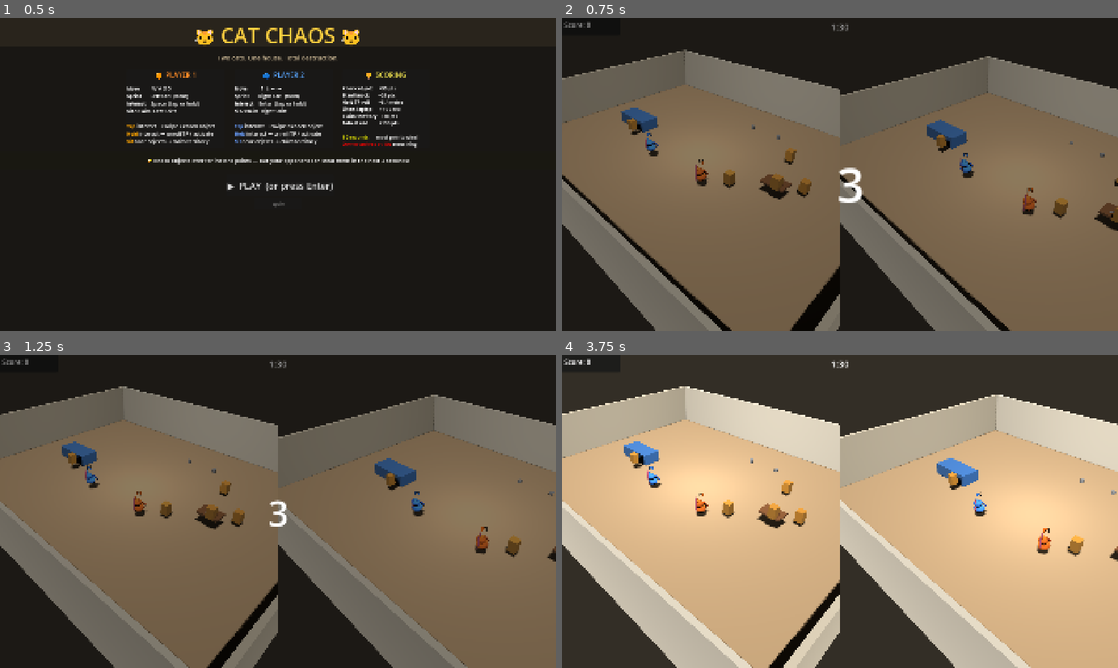
Above: before the commit, frames 1-4 (two rows, left to right).
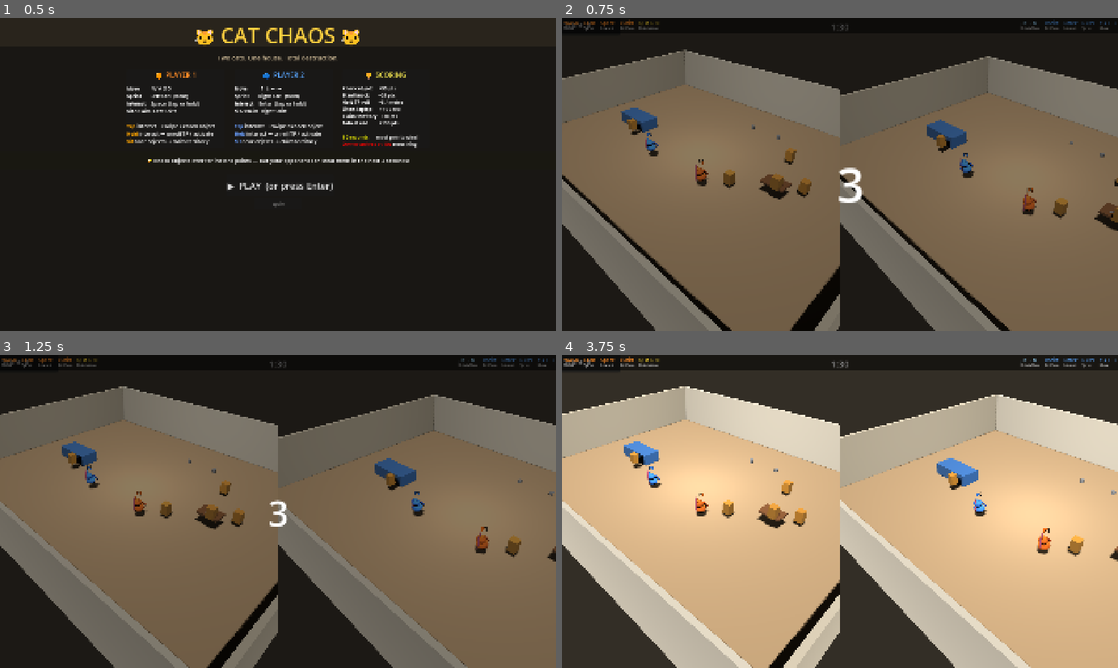
Above: after the commit, the same moments.

Repository: joshuajsam1/cat-chaos
Game: Godot game, scene res://scenes/ui/menu.tscn
Two runs of this game, one before a commit and one after it. Both use one fixed random seed, a clock stepped at 60 frames per second and the inputs below.
Inputs:
- Up to frame 1 (0.5 s): no input
- Up to frame 2 (0.75 s): click "▶ PLAY (or press Enter)" at 0.5 s
- Up to frame 3 (1.25 s): no input
- Up to frame 4 (3.75 s): tap Enter (ui_accept) at 1.25, 1.52, 2.27 s

Frame 1 is identical in both runs. In frame 2, 0.3% of the frame differs, in the area x 0-99%, y 0-5%; in frame 3, 0.3%; in frame 4, 4.4%, in the area x 0-100%, y 0-5%.

Commit message:
Add per-player camera rotation and always-on controls bar
- Q/E rotate P1's isometric view CCW/CW (90° snaps, smooth lerp)
- ,/. rotate P2's isometric view CCW/CW
- Controller RB (btn 5) / LT (btn 6) also trigger rotation per player
- SplitScreenManager now tracks per-player rotation angle and exposes
  get_flat_basis() so cat movement axes stay correct after rotating
- Cat controller uses SplitScreenManager basis instead of reading
  camera directly, eliminating the glitch source entirely
- Transparent controls bar (CanvasLayer, layer 15) always visible at
  top of screen during gameplay showing all bindings for both players
  with player colours; hides on menu and end screen

Co-Authored-By: Claude Sonnet 4.6 <noreply@anthropic.com>

Diff:
--- a/project.godot
+++ b/project.godot
@@ -119,6 +119,30 @@
 , Object(InputEventJoypadButton,"resource_local_to_scene":false,"resource_name":"","device":1,"button_index":4,"pressure":0.0,"pressed":false,"script":null)
 ]
 }
+p1_rotate_cw={
+"deadzone": 0.5,
+"events": [Object(InputEventKey,"resource_local_to_scene":false,"resource_name":"","device":-1,"window_id":0,"alt_pressed":false,"shift_pressed":false,"ctrl_pressed":false,"meta_pressed":false,"pressed":false,"keycode":0,"physical_keycode":69,"key_label":0,"unicode":101,"location":0,"echo":false,"script":null)
+, Object(InputEventJoypadButton,"resource_local_to_scene":false,"resource_name":"","device":0,"button_index":5,"pressure":0.0,"pressed":false,"script":null)
+]
+}
+p1_rotate_ccw={
+"deadzone": 0.5,
+"events": [Object(InputEventKey,"resource_local_to_scene":false,"resource_name":"","device":-1,"window_id":0,"alt_pressed":false,"shift_pressed":false,"ctrl_pressed":false,"meta_pressed":false,"pressed":false,"keycode":0,"physical_keycode":81,"key_label":0,"unicode":113,"location":0,"echo":false,"script":null)
+, Object(InputEventJoypadButton,"resource_local_to_scene":false,"resource_name":"","device":0,"button_index":6,"pressure":0.0,"pressed":false,"script":null)
+]
+}
+p2_rotate_cw={
+"deadzone": 0.5,
+"events": [Object(InputEventKey,"resource_local_to_scene":false,"resource_name":"","device":-1,"window_id":0,"alt_pressed":false,"shift_pressed":false,"ctrl_pressed":false,"meta_pressed":false,"pressed":false,"keycode":0,"physical_keycode":46,"key_label":0,"unicode":46,"location":0,"echo":false,"script":null)
+, Object(InputEventJoypadButton,"resource_local_to_scene":false,"resource_name":"","device":1,"button_index":5,"pressure":0.0,"pressed":false,"script":null)
+]
+}
+p2_rotate_ccw={
+"deadzone": 0.5,
+"events": [Object(InputEventKey,"resource_local_to_scene":false,"resource_name":"","device":-1,"window_id":0,"alt_pressed":false,"shift_pressed":false,"ctrl_pressed":false,"meta_pressed":false,"pressed":false,"keycode":0,"physical_keycode":44,"key_label":0,"unicode":44,"location":0,"echo":false,"script":null)
+, Object(InputEventJoypadButton,"resource_local_to_scene":false,"resource_name":"","device":1,"button_index":6,"pressure":0.0,"pressed":false,"script":null)
+]
+}
 
 [rendering]
 
--- a/scenes/main.tscn
+++ b/scenes/main.tscn
@@ -1,9 +1,10 @@
-[gd_scene load_steps=5 format=3 uid="uid://main_scene"]
+[gd_scene load_steps=6 format=3 uid="uid://main_scene"]
 
 [ext_resource type="Script" path="res://scripts/ui/main.gd" id="1_main"]
 [ext_resource type="Script" path="res://scripts/ui/split_screen_manager.gd" id="2_split"]
 [ext_resource type="PackedScene" path="res://scenes/ui/hud.tscn" id="3_hud"]
 [ext_resource type="PackedScene" path="res://scenes/ui/end_screen.tscn" id="4_end"]
+[ext_resource type="PackedScene" path="res://scenes/ui/controls_bar.tscn" id="5_bar"]
 
 ; ================================================================
 ; Main — shared-world split-screen entry point
@@ -32,7 +33,6 @@
 [node name="P1SubViewport" type="SubViewport" parent="SplitContainer/P1ViewportContainer"]
 size = Vector2i(956, 1080)
 handle_input_locally = false
-; own_world_3d is set to false at runtime by main.gd
 
 ; ---- 4px divider ----
 [node name="Divider" type="ColorRect" parent="SplitContainer"]
@@ -51,7 +51,7 @@
 handle_input_locally = false
 
 ; ================================================================
-; HUDs (overlaid as CanvasLayer over the full window)
+; HUDs
 ; ================================================================
 [node name="P1HUD" parent="." instance=ExtResource("3_hud")]
 player_index = 0
@@ -62,7 +62,12 @@
 layer = 10
 
 ; ================================================================
-; End screen (above HUDs)
+; Controls bar — transparent, always on top during gameplay
+; ================================================================
+[node name="ControlsBar" parent="." instance=ExtResource("5_bar")]
+
+; ================================================================
+; End screen (topmost)
 ; ================================================================
 [node name="EndScreen" parent="." instance=ExtResource("4_end")]
 layer = 20
--- /dev/null
+++ b/scenes/ui/controls_bar.tscn
@@ -0,0 +1,187 @@
+[gd_scene load_steps=2 format=3 uid="uid://controls_bar"]
+
+[ext_resource type="Script" path="res://scripts/ui/controls_bar.gd" id="1_bar"]
+
+; ── CanvasLayer wrapper ──────────────────────────────────────────────────
+[node name="ControlsBar" type="CanvasLayer"]
+script = ExtResource("1_bar")
+
+; ── Semi-transparent background strip ───────────────────────────────────
+[node name="Strip" type="ColorRect" parent="."]
+anchors_preset = -1
+anchor_left = 0.0
+anchor_top = 0.0
+anchor_right = 1.0
+anchor_bottom = 0.0
+offset_bottom = 54.0
+color = Color(0.0, 0.0, 0.0, 0.52)
+mouse_filter = 2
+
+; ── Inner HBox — two player cards + center divider ───────────────────────
+[node name="Row" type="HBoxContainer" parent="."]
+anchors_preset = -1
+anchor_left = 0.0
+anchor_top = 0.0
+anchor_right = 1.0
+anchor_bottom = 0.0
+offset_left = 8.0
+offset_top = 4.0
+offset_right = -8.0
+offset_bottom = 52.0
+theme_override_constants/separation = 0
+
+; ═══════════════════ PLAYER 1 ═══════════════════
+[node name="P1Block" type="HBoxContainer" parent="Row"]
+size_flags_horizontal = 3
+theme_override_constants/separation = 18
+
+; ── move group ──
+[node name="MoveGroup" type="VBoxContainer" parent="Row/P1Block"]
+theme_override_constants/separation = 1
+
+[node name="MoveKey" type="Label" parent="Row/P1Block/MoveGroup"]
+text = "WASD"
+theme_override_font_sizes/font_size = 17
+theme_override_colors/font_color = Color(1.0, 0.55, 0.15, 1)
+
+[node name="MoveLabel" type="Label" parent="Row/P1Block/MoveGroup"]
+text = "Move"
+theme_override_font_sizes/font_size = 11
+theme_override_colors/font_color = Color(0.75, 0.75, 0.75, 1)
+
+; ── sprint group ──
+[node name="SprintGroup" type="VBoxContainer" parent="Row/P1Block"]
+theme_override_constants/separation = 1
+
+[node name="SprintKey" type="Label" parent="Row/P1Block/SprintGroup"]
+text = "LCtrl"
+theme_override_font_sizes/font_size = 17
+theme_override_colors/font_color = Color(1.0, 0.55, 0.15, 1)
+
+[node name="SprintLabel" type="Label" parent="Row/P1Block/SprintGroup"]
+text = "Sprint"
+theme_override_font_sizes/font_size = 11
+theme_override_colors/font_color = Color(0.75, 0.75, 0.75, 1)
+
+; ── interact group ──
+[node name="InteractGroup" type="VBoxContainer" parent="Row/P1Block"]
+theme_override_constants/separation = 1
+
+[node name="InteractKey" type="Label" parent="Row/P1Block/InteractGroup"]
+text = "Space"
+theme_override_font_sizes/font_size = 17
+theme_override_colors/font_color = Color(1.0, 0.55, 0.15, 1)
+
+[node name="InteractLabel" type="Label" parent="Row/P1Block/InteractGroup"]
+text = "Interact"
+theme_override_font_sizes/font_size = 11
+theme_override_colors/font_color = Color(0.75, 0.75, 0.75, 1)
+
+; ── sit group ──
+[node name="SitGroup" type="VBoxContainer" parent="Row/P1Block"]
+theme_override_constants/separation = 1
+
+[node name="SitKey" type="Label" parent="Row/P1Block/SitGroup"]
+text = "LShift"
+theme_override_font_sizes/font_size = 17
+theme_override_colors/font_color = Color(1.0, 0.55, 0.15, 1)
+
+[node name="SitLabel" type="Label" parent="Row/P1Block/SitGroup"]
+text = "Sit/Claim"
+theme_override_font_sizes/font_size = 11
+theme_override_colors/font_color = Color(0.75, 0.75, 0.75, 1)
+
+; ── rotate group ──
+[node name="RotGroup" type="VBoxContainer" parent="Row/P1Block"]
+theme_override_constants/separation = 1
+
+[node name="RotKey" type="Label" parent="Row/P1Block/RotGroup"]
+text = "Q ↺  E ↻"
+theme_override_font_sizes/font_size = 17
+theme_override_colors/font_color = Color(1.0, 0.85, 0.2, 1)
+
+[node name="RotLabel" type="Label" parent="Row/P1Block/RotGroup"]
+text = "Rotate View"
+theme_override_font_sizes/font_size = 11
+theme_override_colors/font_color = Color(0.75, 0.75, 0.75, 1)
+
+; ═══════════════════ CENTRE DIVIDER ═══════════════════
+[node name="Divider" type="VSeparator" parent="Row"]
+custom_minimum_size = Vector2(2, 0)
+self_modulate = Color(1, 1, 1, 0.25)
+
+; ═══════════════════ PLAYER 2 ═══════════════════
+[node name="P2Block" type="HBoxContainer" parent="Row"]
+size_flags_horizontal = 3
+alignment = 2
+theme_override_constants/separation = 18
+
+; ── rotate group ──
+[node name="RotGroup" type="VBoxContainer" parent="Row/P2Block"]
+theme_override_constants/separation = 1
+
+[node name="RotKey" type="Label" parent="Row/P2Block/RotGroup"]
+text = ", ↺  . ↻"
+theme_override_font_sizes/font_size = 17
+theme_override_colors/font_color = Color(0.6, 0.85, 1.0, 1)
+
+[node name="RotLabel" type="Label" parent="Row/P2Block/RotGroup"]
+text = "Rotate View"
+theme_override_font_sizes/font_size = 11
+theme_override_colors/font_color = Color(0.75, 0.75, 0.75, 1)
+
+; ── sit group ──
+[node name="SitGroup" type="VBoxContainer" parent="Row/P2Block"]
+theme_override_constants/separation = 1
+
+[node name="SitKey" type="Label" parent="Row/P2Block/SitGroup"]
+text = "RShift"
+theme_override_font_sizes/font_size = 17
+theme_override_colors/font_color = Color(0.35, 0.65, 1.0, 1)
+
+[node name="SitLabel" type="Label" parent="Row/P2Block/SitGroup"]
+text = "Sit/Claim"
+theme_override_font_sizes/font_size = 11
+theme_override_colors/font_color = Color(0.75, 0.75, 0.75, 1)
+
+; ── interact group ──
+[node name="InteractGroup" type="VBoxContainer" parent="Row/P2Block"]
+theme_override_constants/separation = 1
+
+[node name="InteractKey" type="Label" parent="Row/P2Block/InteractGroup"]
+text = "Enter"
+theme_override_font_sizes/font_size = 17
+theme_override_colors/font_color = Color(0.35, 0.65, 1.0, 1)
+
+[node name="InteractLabel" type="Label" parent="Row/P2Block/InteractGroup"]
+text = "Interact"
+theme_override_font_sizes/font_size = 11
+theme_override_colors/font_color = Color(0.75, 0.75, 0.75, 1)
+
+; ── sprint group ──
+[node name="SprintGroup" type="VBoxContainer" parent="Row/P2Block"]
+theme_override_constants/separation = 1
+
+[node name="SprintKey" type="Label" parent="Row/P2Block/SprintGroup"]
+text = "RCtrl"
+theme_override_font_sizes/font_size = 17
+theme_override_colors/font_color = Color(0.35, 0.65, 1.0, 1)
+
+[node name="SprintLabel" type="Label" parent="Row/P2Block/SprintGroup"]
+text = "Sprint"
+theme_override_font_sizes/font_size = 11
+theme_override_colors/font_color = Color(0.75, 0.75, 0.75, 1)
+
+; ── move group ──
+[node name="MoveGroup" type="VBoxContainer" parent="Row/P2Block"]
+theme_override_constants/separation = 1
+
+[node name="MoveKey" type="Label" parent="Row/P2Block/MoveGroup"]
+text = "↑↓←→"
+theme_override_font_sizes/font_size = 17
+theme_override_colors/font_color = Color(0.35, 0.65, 1.0, 1)
+
+[node name="MoveLabel" type="Label" parent="Row/P2Block/MoveGroup"]
+text = "Move"
+theme_override_font_sizes/font_size = 11
+theme_override_colors/font_color = Color(0.75, 0.75, 0.75, 1)
--- a/scripts/player/cat_controller.gd
+++ b/scripts/player/cat_controller.gd
@@ -133,13 +133,11 @@
 		Input.get_axis(_prefix + "move_forward", _prefix + "move_back")
 	)
 
-	# Fixed isometric axes — camera never rotates so these are constant.
-	# ISO_OFFSET is (1,1,1)-ish, so screen-right = world (+X,-Z) and
-	# screen-up = world (-X,-Z).
-	var iso_right   := Vector3( 1.0, 0.0, -1.0).normalized()  # D / Right arrow
-	var iso_forward := Vector3(-1.0, 0.0, -1.0).normalized()  # W / Up arrow
-
-	var move_dir := iso_right * raw.x + iso_forward * (-raw.y)
+	# Ask SplitScreenManager for the current flat basis for this player.
+	# This automatically accounts for the player's current camera rotation.
+	var basis := _get_flat_basis()
+	var move_dir := basis * Vector3(raw.x, 0.0, raw.y)
+	move_dir.y = 0.0
 	if move_dir.length() > 0.01:
 		move_dir = move_dir.normalized()
 
@@ -151,8 +149,17 @@
 
 	# Rotate cat to face movement direction
 	if move_dir.length() > 0.01:
-		var target_y := atan2(move_dir.x, move_dir.z)
-		rotation.y = lerp_angle(rotation.y, target_y, rotation_speed * delta)
+		rotation.y = lerp_angle(rotation.y, atan2(move_dir.x, move_dir.z), rotation_speed * delta)
+
+func _get_flat_basis() -> Basis:
+	# Get the SplitScreenManager from the scene tree and ask for our basis
+	var mgr := get_tree().get_nodes_in_group("split_screen_manager")
+	if mgr.size() > 0 and mgr[0].has_method("get_flat_basis"):
+		return mgr[0].get_flat_basis(player_index)
+	# Fallback: default iso axes
+	var fwd := Vector3(-1.0, 0.0, -1.0).normalized()
+	var right := Vector3(1.0, 0.0, -1.0).normalized()
+	return Basis(right, Vector3.UP, -fwd)
 
 # ── Interaction ────────────────────────────────────────────────────────────
 func _handle_interact(delta: float) -> void:
--- /dev/null
+++ b/scripts/ui/controls_bar.gd
@@ -0,0 +1,19 @@
+extends CanvasLayer
+
+# ---------------------------------------------------------------------------
+# ControlsBar — always-visible transparent strip at the top of the screen.
+# Shows both players' key bindings including the new rotate controls.
+# ---------------------------------------------------------------------------
+
+# Hide during menu / end screen; show during gameplay and countdown
+func _ready() -> void:
+	layer = 15   # above HUD (10), below end screen (20)
+	GameManager.state_changed.connect(_on_state_changed)
+	_on_state_changed(GameManager.current_state)
+
+func _on_state_changed(state: GameManager.GameState) -> void:
+	match state:
+		GameManager.GameState.MENU, GameManager.GameState.GAME_OVER:
+			visible = false
+		_:
+			visible = true
--- a/scripts/ui/split_screen_manager.gd
+++ b/scripts/ui/split_screen_manager.gd
@@ -1,30 +1,31 @@
 extends Node
 
 # ---------------------------------------------------------------------------
-# SplitScreenManager — fixed isometric camera, pans to follow each cat.
-# The camera never rotates. It stays locked at a 45° isometric angle and
-# smoothly slides its position to keep the cat centred.
+# SplitScreenManager — isometric camera with per-player 90° rotation snapping.
+# Q / E  →  rotate P1's view CCW / CW
+# , / .  →  rotate P2's view CCW / CW
 # ---------------------------------------------------------------------------
 
-# Isometric offset from the cat: equal XYZ gives true iso angle
-const ISO_OFFSET := Vector3(9.0, 9.0, 9.0)
-const PAN_SPEED  := 8.0   # lerp speed for panning
+const ISO_DIST  : float = 9.0    # distance along each axis
+const PAN_SPEED : float = 8.0    # lerp speed for panning
+const ROT_STEP  : float = PI / 2.0  # 90° per press
 
-var _cameras: Array[Camera3D] = []
-var _targets: Array[Node3D] = []
+var _cameras  : Array[Camera3D] = []
+var _targets  : Array[Node3D]   = []
+# Per-player current rotation around Y (radians)
+var _angles   : Array[float]    = [0.0, 0.0]
+# Prefix for input actions
+const PREFIXES : Array[String]  = ["p1_", "p2_"]
+
+func _ready() -> void:
+	add_to_group("split_screen_manager")
 
 func set_cameras(cam_p1: Camera3D, cam_p2: Camera3D) -> void:
 	_cameras = [cam_p1, cam_p2]
 	cam_p1.add_to_group("camera_p1")
 	cam_p2.add_to_group("camera_p2")
-	_lock_iso(cam_p1)
-	_lock_iso(cam_p2)
-
-func _lock_iso(cam: Camera3D) -> void:
-	# Point once at origin so the look_at direction is correct.
-	# After this the camera's *rotation* never changes — only position shifts.
-	cam.position = ISO_OFFSET
-	cam.look_at(Vector3.ZERO, Vector3.UP)
+	for idx in range(2):
+		_apply_camera_transform(_cameras[idx], _angles[idx])
 
 func find_cats_now() -> void:
 	_targets.clear()
@@ -32,8 +33,30 @@
 		var nodes := get_tree().get_nodes_in_group("player_%d" % idx)
 		_targets.append(nodes[0] as Node3D if nodes.size() > 0 else null)
 
+# Returns the current offset vector for a given angle
+func _iso_offset(angle: float) -> Vector3:
+	return Vector3(ISO_DIST, ISO_DIST, ISO_DIST).rotated(Vector3.UP, angle)
+
+func _apply_camera_transform(cam: Camera3D, angle: float) -> void:
+	var offset := _iso_offset(angle)
+	cam.position = offset
+	cam.look_at(Vector3.ZERO, Vector3.UP)
+
 func _process(delta: float) -> void:
-	# Lazy-find cats if not yet located
+	_handle_rotation_input()
+	_update_cameras(delta)
+
+func _handle_rotation_input() -> void:
+	for idx in range(2):
+		var prefix := PREFIXES[idx]
+		if Input.is_action_just_pressed(prefix + "rotate_cw"):
+			_angles[idx] += ROT_STEP
+			AudioManager.play_sfx("rotate")
+		if Input.is_action_just_pressed(prefix + "rotate_ccw"):
+			_angles[idx] -= ROT_STEP
+
+func _update_cameras(delta: float) -> void:
+	# Lazy-find cats each frame until found
 	for idx in range(2):
 		if idx >= _targets.size() or _targets[idx] == null:
 			var nodes := get_tree().get_nodes_in_group("player_%d" % idx)
@@ -48,10 +71,25 @@
 			continue
 		var cam    := _cameras[idx]
 		var target := _targets[idx]
+		var offset := _iso_offset(_angles[idx])
 
-		# Slide camera position — keep the fixed offset, never rotate
-		var desired := target.global_position + ISO_OFFSET
+		# Smoothly pan to follow cat
+		var desired := target.global_position + offset
 		cam.global_position = cam.global_position.lerp(desired, PAN_SPEED * delta)
-		# Re-apply the look_at every frame so it stays locked even if
-		# floating-point drift ever nudges it
-		cam.look_at(cam.global_position - ISO_OFFSET, Vector3.UP)
+		# Lock look direction to always point from camera toward cat
+		cam.look_at(cam.global_position - offset, Vector3.UP)
+
+# Called by cat_controller to get its camera's current flat movement basis
+func get_flat_basis(player_idx: int) -> Basis:
+	if player_idx >= _angles.size():
+		return Basis.IDENTITY
+	var angle := _angles[player_idx]
+	# Forward in world space for this angle (opposite of offset XZ)
+	var fwd := Vector3(-sin(angle) - cos(angle), 0.0, -sin(angle) - cos(angle))
+	# Recompute cleanly from the offset direction
+	var offset_xz := Vector2(sin(angle) + cos(angle), sin(angle) + cos(angle))
+	# Simpler: derive from the iso offset flattened
+	var off := _iso_offset(angle)
+	var flat_fwd := -Vector3(off.x, 0.0, off.z).normalized()
+	var flat_right := flat_fwd.cross(Vector3.DOWN).normalized()
+	return Basis(flat_right, Vector3.UP, -flat_fwd)
Not shown, added: scripts/ui/controls_bar.gd.uid
